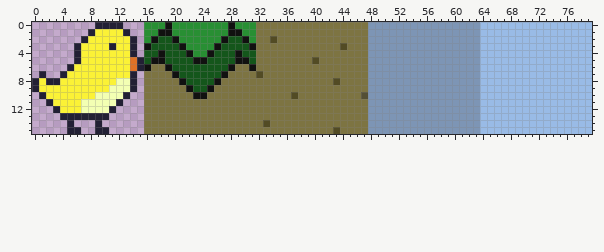
Two versions of one sprite sheet, spritesheet.png. Above is the file before it was changed.
The file is 80x16 pixels. Colours within 5 levels of each other are drawn and written as one.
Now the later version:
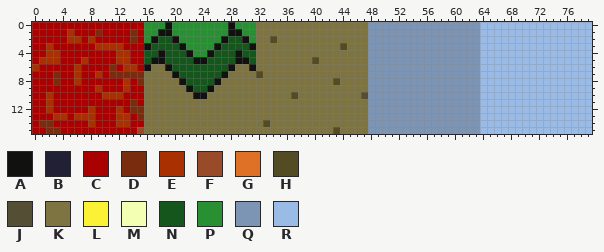
Palette (. is transparent): A #111110  B #222034  C #a90000  D #7a2d0e  E #a93000  F #994b29  G #df7126  H #524b24  J #544f34  K #7d7442  L #fbf236  M #f3ffb3  N #14561b  P #288f33  Q #7d95b5  R #99bbe6
What changed:
y 0: x 0..15 .........BBBB... -> CCCCCCCCCCCCCCCC
y 1: x 0..15 ........BLLLLB.. -> CCCCCECCCDCCCCDC
y 2: x 0..15 .......BLLLLLLB. -> CCCCCEECECCCCCDC
y 3: x 0..15 ......BLLLLBLLB. -> CCECCCCCCEEEECCC
y 4: x 0..15 ......BLLLLLLLB. -> CCEECCCCCCCCEECC
y 5: x 0..15 ......BLLLLLLLGB -> CEEECCCECCCCEECC
y 6: x 0..15 .....BLLLLLLLLGB -> ECCCCCECCCCDCEEC
y 7: x 0..15 .B..BLLLLLLLLLB. -> CCCDCCECCECDDDDD
y 8: x 0..15 BLBBLLLLLLLLMMB. -> CCCDCCECCCCCCECD
y 9: x 0..15 BLLLLLLLLLLMMMB. -> CCCCCCCCCECCCECC
y 10: x 0..15 .BLLLLLLLMMMMB.. -> CCECCCCCCCEEECCC
y 11: x 0..15 ..BLLLLMMMMMB... -> CCECCCCCCCCCCCDC
y 12: x 0..15 ...BLLLMMMMB.... -> CCECCCCCECCCECDD
y 13: x 0..15 ....BBBBBBB..... -> CCCEECEEECCCEECD
y 14: x 0..15 .....B...B...... -> CDDCCCCCECCCEECC
y 15: x 0..15 .....BB..BB..... -> CCDDCCCCCCCCCCCF
Changed places in both pictures, as pixel boxes (x1, y1, x2, y2):
changed: (32, 22, 144, 134)
